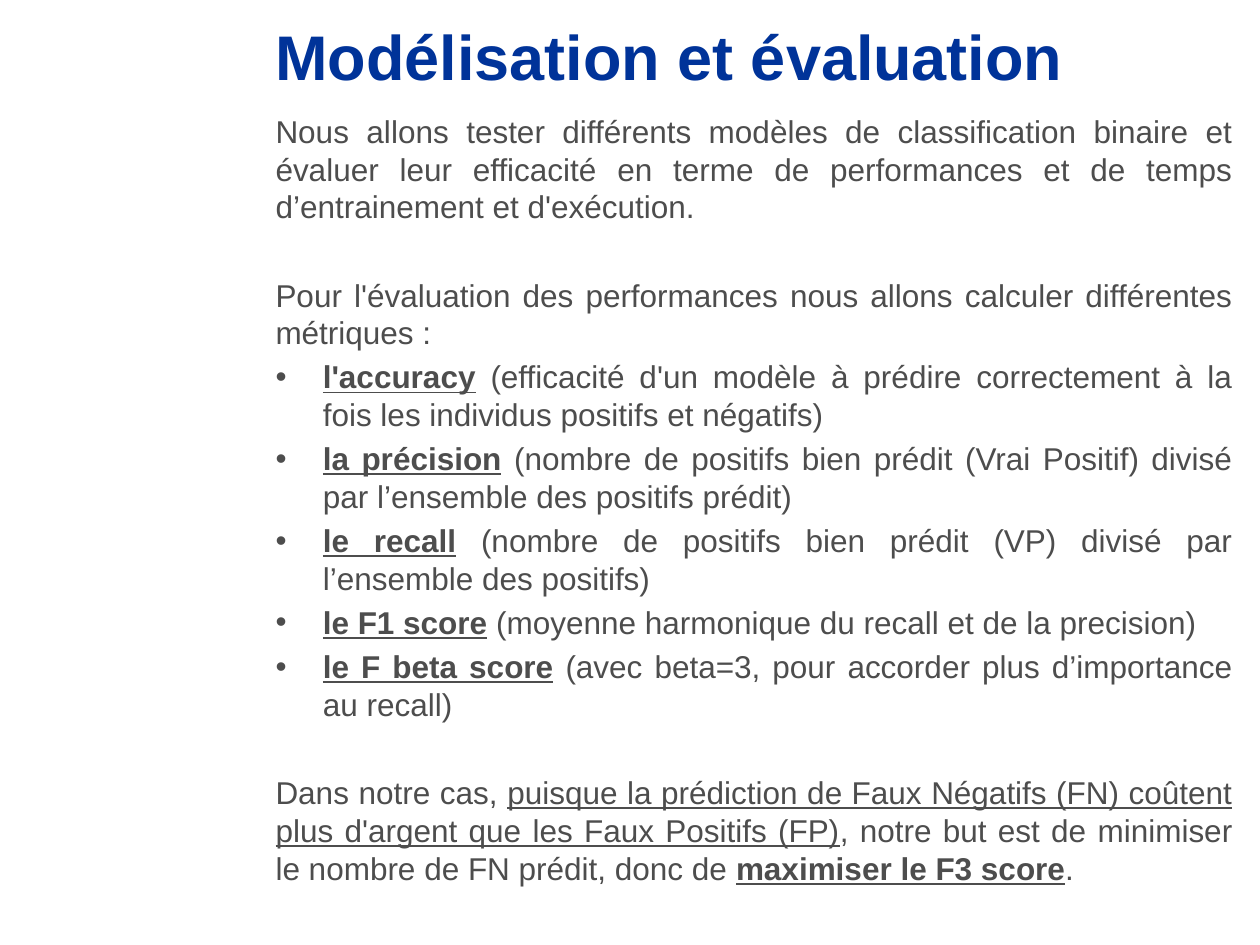
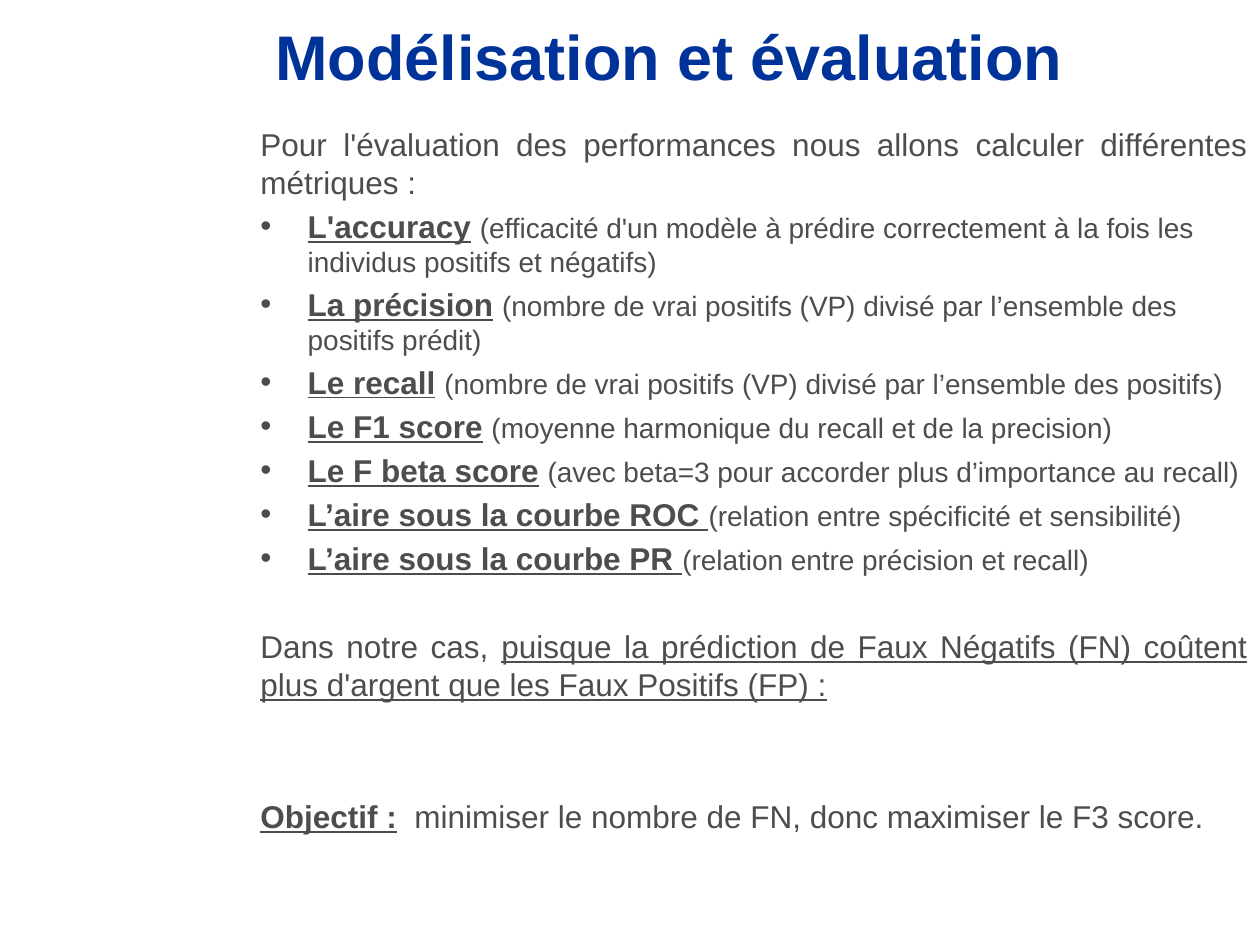
Before and after one commit to CelineLesur/OCR_IAEngineer_Projet4, a slide deck: slide 9 of LESUR_Céline_2_presentation_21062024_P4.pptx. Drawn at 1260x945 pixels with LibreOffice and Linux fonts; fonts in the diff are those of the drawing; background and template pictures are left out. Boxes give left, top, right and bottom in pixels: in the first picture for what was removed or moved away, otherwise in the second. Text is boxed around its words. In the diff, an @@ line names an element or a change of style, - is before the commit and + after.

```diff
--- a/LESUR_Céline_2_presentation_21062024_P4.pptx
+++ b/LESUR_Céline_2_presentation_21062024_P4.pptx
@@ text "Pour l'évaluation des performances nous ...": place and size @@
-text "Pour l'évaluation des performances nous ..." at box(276, 120, 1233, 886)
+text "Pour l'évaluation des performances nous ..." at box(260, 133, 1247, 834)
@@ text at box(276, 120, 1232, 219): paragraph removed @@
-Nous allons tester différents modèles de classification binaire et évaluer leur efficacité en terme de performances et de temps d’entrainement et d'exécution.
@@ text at box(260, 216, 1247, 834): text changed; size 18 to 16 pt @@
-• l'accuracy (efficacité d'un modèle à prédire correctement à la fois les individus positifs et négatifs)
-• la précision (nombre de positifs bien prédit (Vrai Positif) divisé par l’ensemble des positifs prédit)
-• le recall (nombre de positifs bien prédit (VP) divisé par l’ensemble des positifs)
-• le F1 score (moyenne harmonique du recall et de la precision)
-• le F beta score (avec beta=3, pour accorder plus d’importance au recall)
-Dans notre cas, puisque la prédiction de Faux Négatifs (FN) coûtent plus d'argent que les Faux Positifs (FP), notre but est de minimiser le nombre de FN prédit, donc de maximiser le F3 score.
+• L'accuracy (efficacité d'un modèle à prédire correctement à la fois les individus positifs et négatifs)
+• La précision (nombre de vrai positifs (VP) divisé par l’ensemble des positifs prédit)
+• Le recall (nombre de vrai positifs (VP) divisé par l’ensemble des positifs)
+• Le F1 score (moyenne harmonique du recall et de la precision)
+• Le F beta score (avec beta=3 pour accorder plus d’importance au recall)
+• L’aire sous la courbe ROC (relation entre spécificité et sensibilité)
+• L’aire sous la courbe PR (relation entre précision et recall)
+Dans notre cas, puisque la prédiction de Faux Négatifs (FN) coûtent plus d'argent que les Faux Positifs (FP) :
+Objectif : minimiser le nombre de FN, donc maximiser le F3 score.
```
Also in this commit, not shown: 4 other slides changed.
